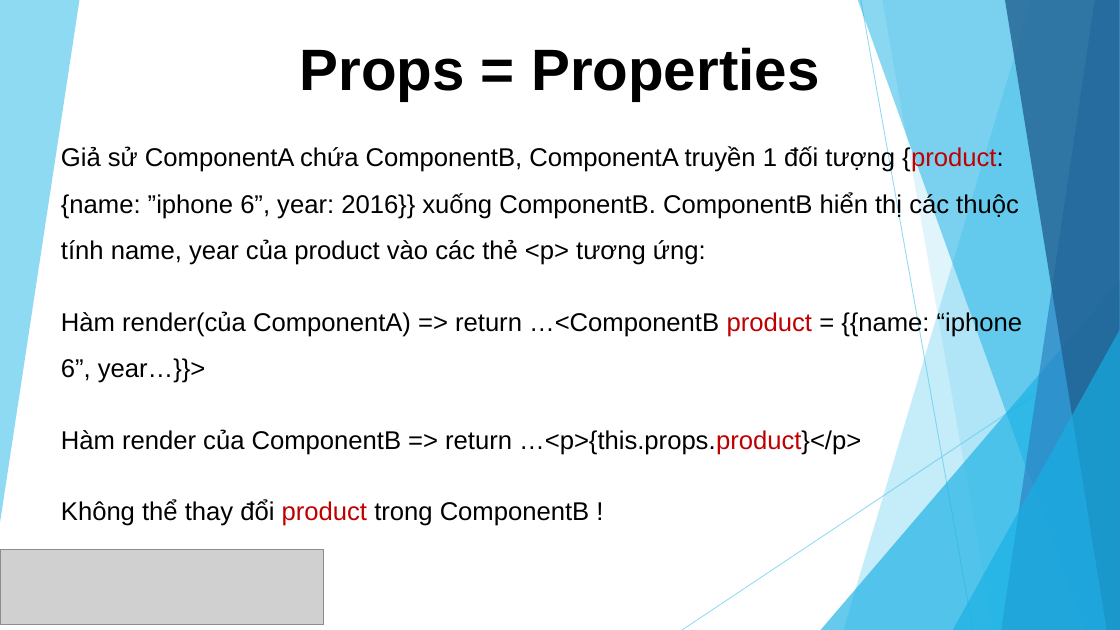
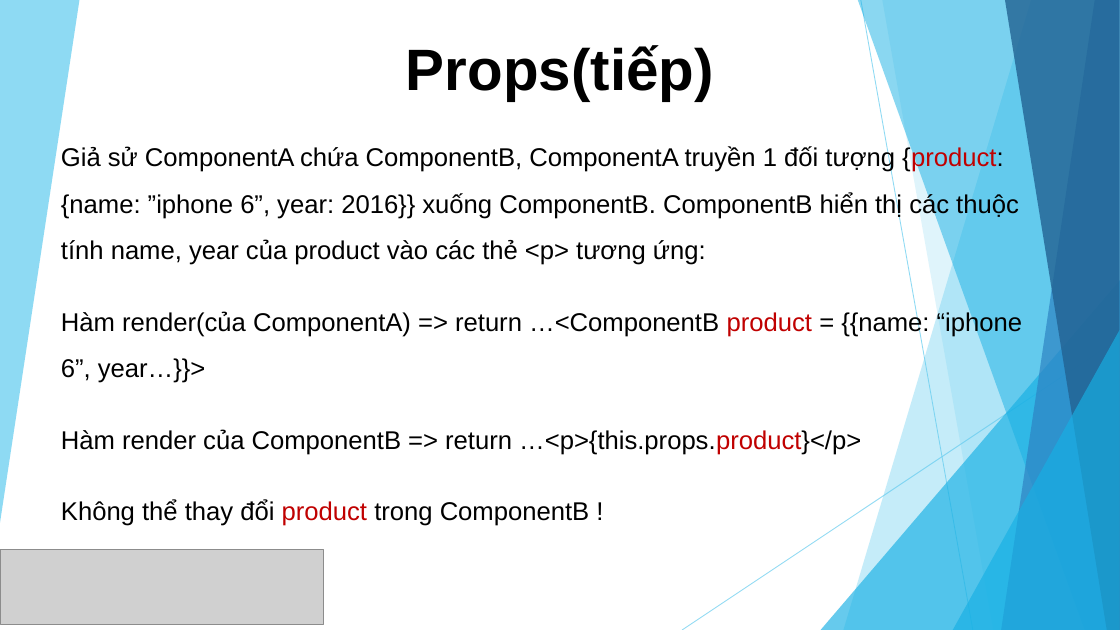
Before and after one commit to sunlight3d/CecomtechReactJST03-2019, a slide deck: slide 4 of Phần 2-Component.pptx. Drawn at 1120x630 pixels with LibreOffice and Linux fonts; fonts in the diff are those of the drawing; grey boxes stand for pictures. Boxes give left, top, right and bottom in pixels: in the first picture for what was removed or moved away, otherwise in the second. Text is boxed around its words. In the diff, an @@ line names an element or a change of style, - is before the commit and + after.

```diff
--- a/Phần 2-Component.pptx
+++ b/Phần 2-Component.pptx
@@ title at (406,45,714,101): text changed @@
-Props = Properties
+Props(tiếp)
```
Also in this commit, not shown: 3 other slides changed, 10 slides added.
